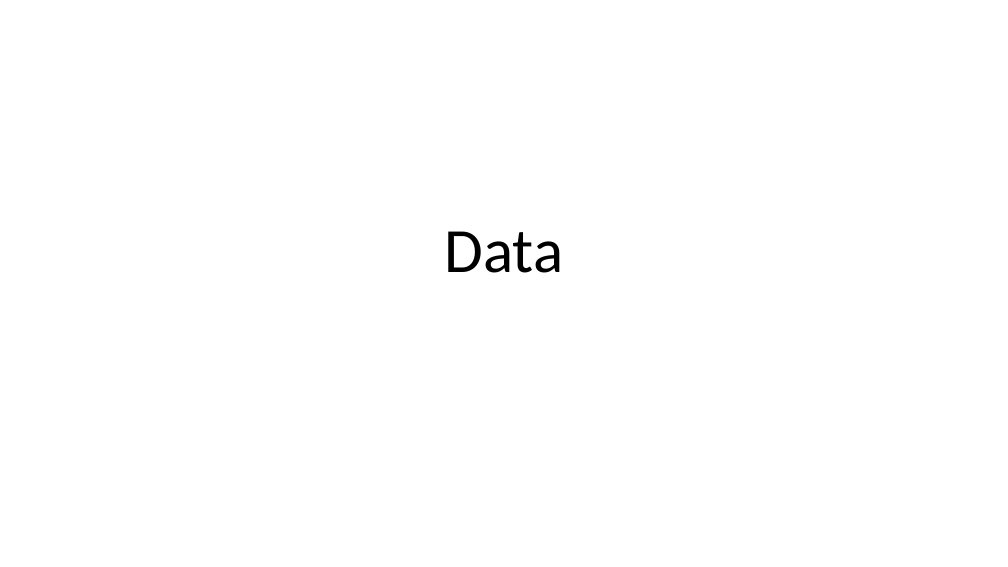
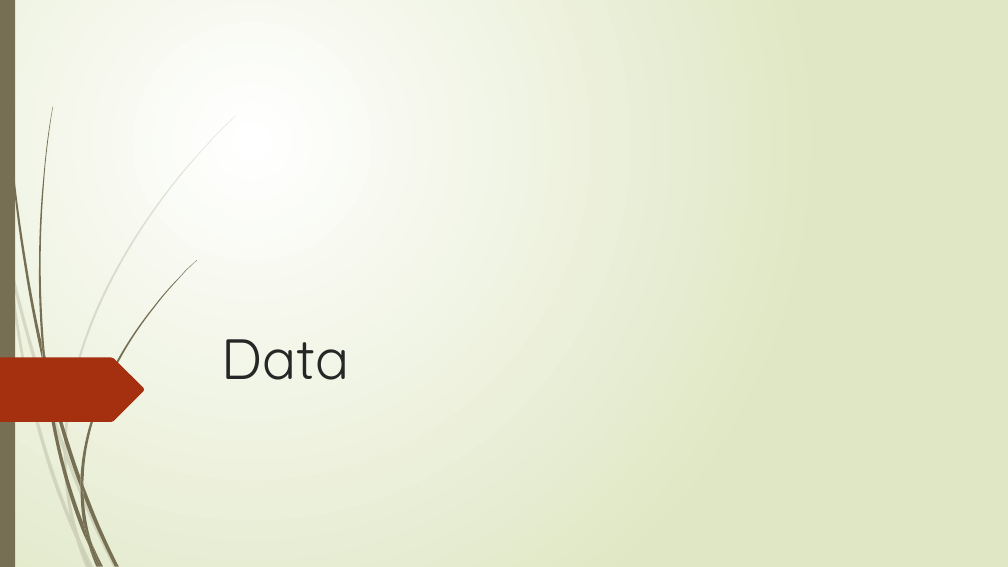
Before and after one commit to arifyali/50-percent-Chance-of-Awesome, a slide deck: slide 4 of Combined Slidedeck.pptx. Drawn at 1008x567 pixels with LibreOffice and Linux fonts; fonts in the diff are those of the drawing. Boxes give left, top, right and bottom in pixels: in the first picture for what was removed or moved away, otherwise in the second. Text is boxed around its words. In the diff, an @@ line names an element or a change of style, - is before the commit and + after.

```diff
--- a/Combined Slidedeck.pptx
+++ b/Combined Slidedeck.pptx
@@ background #FFFFFF to gradient #FFFFFF to #DFE8C4 @@
@@ rectangle added at box(0, 0, 15, 567), fill #766F54 @@
@@ title "Data": place and size @@
-title "Data" at box(445, 231, 564, 273)
+title "Data" at box(222, 339, 350, 380)
@@ title "Data" at box(222, 339, 350, 380): size 60 to 54 pt, font Calibri to Quicksand, text colour #000000 to #262626; alignment centre to left; line spacing 0.9 to 1 @@
@@ freeform shape added at box(0, 358, 144, 422), fill #A53010 @@
@@ group added at box(0, 116, 236, 567): 10 freeform shapes @@
@@ group added at box(2, 0, 197, 567): 12 freeform shapes @@
```
Also in this commit, not shown: 27 other slides changed, 8 other files.
